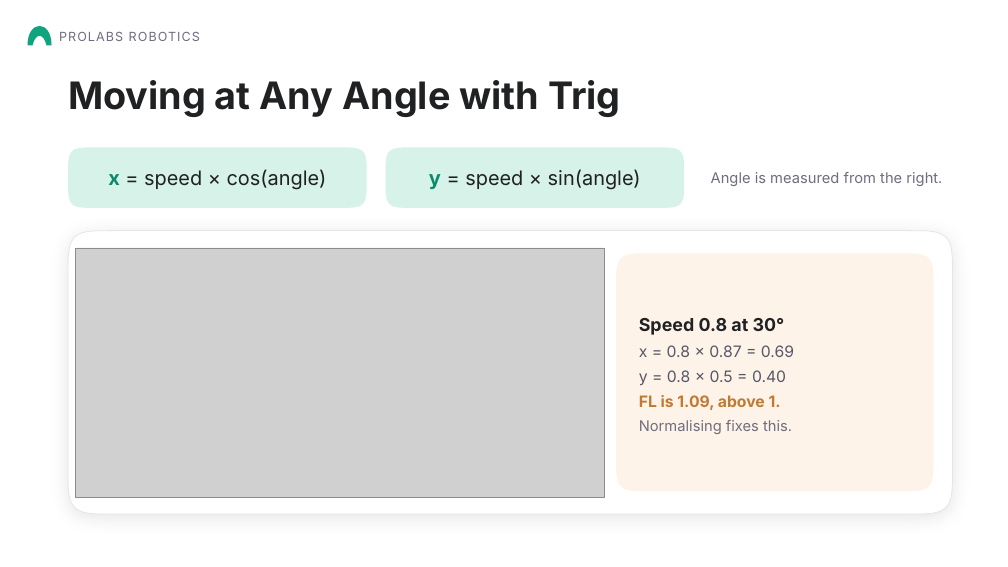
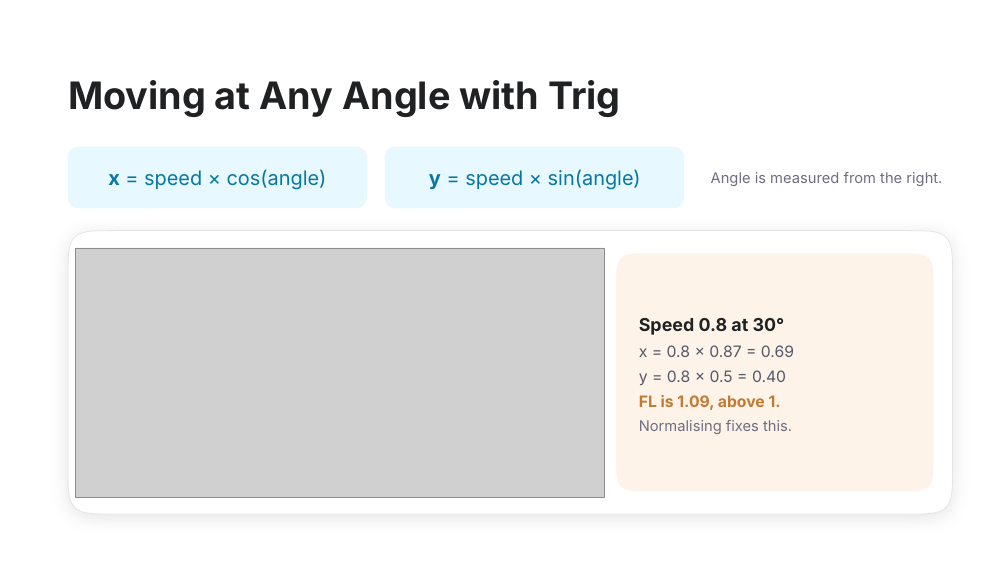
Before and after one commit to Aarav-111/FTC-Bangalore-Resources, a slide deck: slide 15 of 02-Chassis/Mecanum Wheels Presentation.pptx. Drawn at 1008x567 pixels with LibreOffice and Linux fonts; fonts in the diff are those of the drawing; grey boxes stand for pictures; background and template pictures are left out. Boxes give left, top, right and bottom in pixels: in the first picture for what was removed or moved away, otherwise in the second. Text is boxed around its words. In the diff, an @@ line names an element or a change of style, - is before the commit and + after.

Commit message:
Mecanum presentation: tank drive fails 2-3 times, light blue theme, Thank You page with QR codes, remove Prolabs Robotics

```diff
--- a/02-Chassis/Mecanum Wheels Presentation.pptx
+++ b/02-Chassis/Mecanum Wheels Presentation.pptx
@@ freeform shape removed at [27,27,51,45] @@
@@ text removed at [59,32,200,41] @@
-PROLABS ROBOTICS
@@ text "x = speed × cos(angle)" at [108,169,327,190]: text colour #0D8A6C to #0878A3 in "x"; text colour #202123 to #0878A3 @@
@@ freeform shape removed at [68,147,367,208] @@
@@ rounded rectangle added at [68,147,366,208], fill #E7F8FE, outline #E7F8FE 0.75 pt @@
@@ text "y = speed × sin(angle)" at [429,169,641,190]: text colour #0D8A6C to #0878A3 in "y"; text colour #202123 to #0878A3 @@
@@ freeform shape removed at [386,147,684,208] @@
@@ rounded rectangle added at [386,147,684,208], fill #E7F8FE, outline #E7F8FE 0.75 pt @@
```
Also in this commit, not shown: 19 other slides changed, 1 slide added, 1 slide removed, 1 other file.
